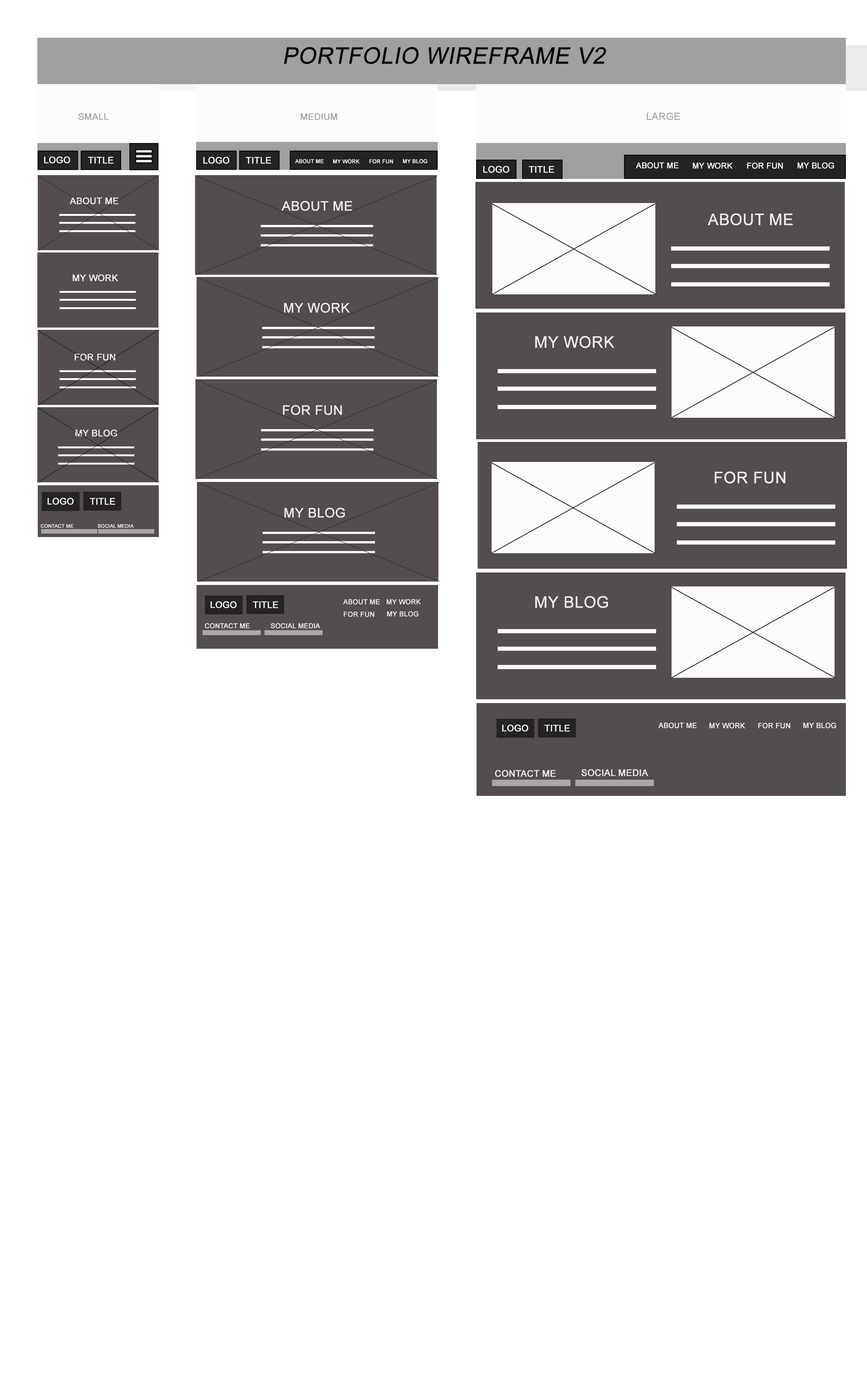
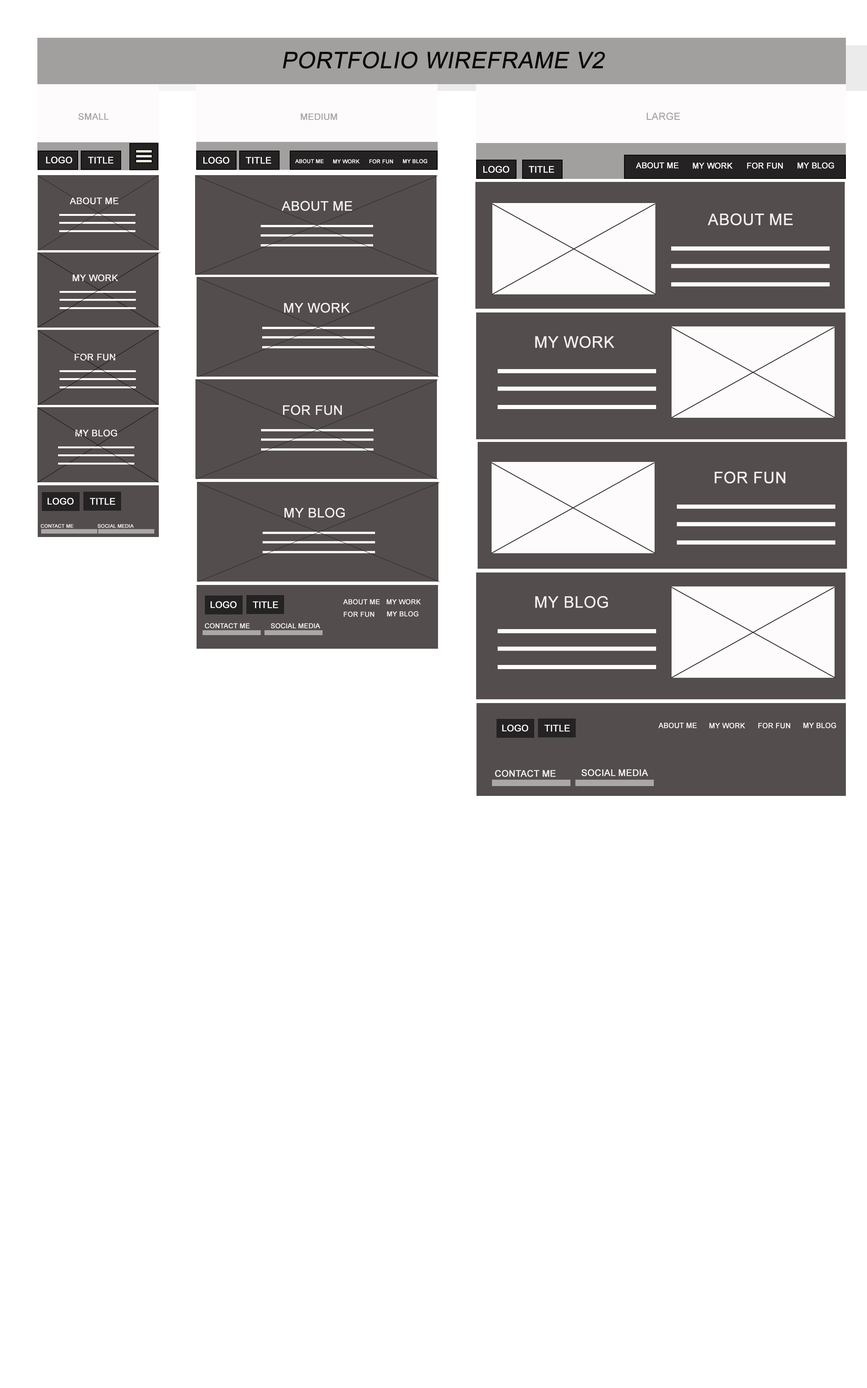
The second 867 × 1388 image is a revision of the first. Changes to its layers:
added layer "Shape 14" above "footer_logo_title" over [37, 252, 161, 328]
added group "footer_logo_title" with 10 layers above "large_myblog_section" over [535, 595, 609, 608]
added group "large_myblog_section" with 6 layers above "large_for fun_section" over [535, 595, 609, 608]
moved "Rectangle 13 copy 31" into group "large_myblog_section", painted on it, unmasked it over [535, 595, 609, 608]
removed layer "my blog" (1st of 4) over [535, 595, 609, 608]
moved "Rectangle 11 copy 16" into group "large_myblog_section" over [535, 595, 609, 608]
added group "small_my blog_section" with 4 layers above "large_contact social" over [66, 432, 118, 465]
moved "Shape 10" into group "small_my blog_section" over [66, 432, 118, 465]
moved "Shape 9 copy" into group "small_my blog_section" over [66, 432, 118, 465]
added group "small_sections" (1st of 2) with 8 layers above "large_section" over [37, 158, 318, 465]
moved "Rectangle 11 copy 3" into group "small_sections" over [66, 432, 118, 465]
moved "Rectangle 13 copy 3" into group "small_sections" over [67, 290, 128, 310]
added group "large_section" with 10 layers above "medium_aboutme section" over [535, 595, 609, 608]
added layer "Shape 13" above "LOGO" over [37, 252, 161, 328]
added group "small_sections" (2nd of 2) with 12 layers above "size_small_medium_large" over [37, 142, 159, 328]
moved "Rectangle 11 copy" into group "small_sections" over [37, 252, 159, 328]
added group "small_header_section" with 7 layers in group "small_sections" over [37, 142, 159, 164]
moved "Rectangle 7" into group "small_header_section" over [37, 142, 159, 164]
added group "medium_header_section" with 15 layers above "large_sections" over [315, 224, 609, 608]
painted on "Portfolio Wireframe V2" over [282, 46, 607, 69]
removed layer "Rectangle 4" over [282, 46, 607, 69]
…and 7 more changes (1 added, 1 painted, 1 renamed, 5 stack)
